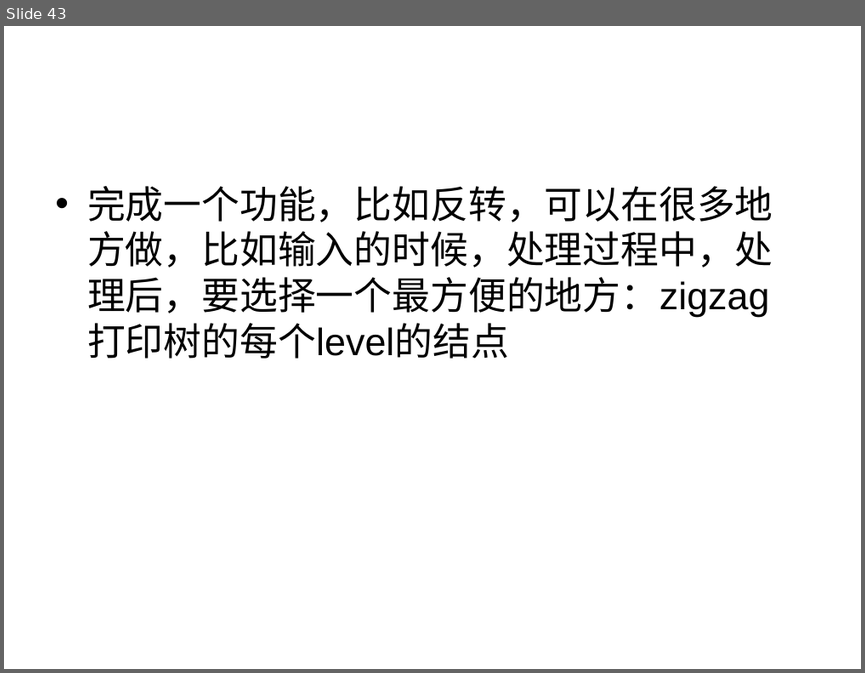
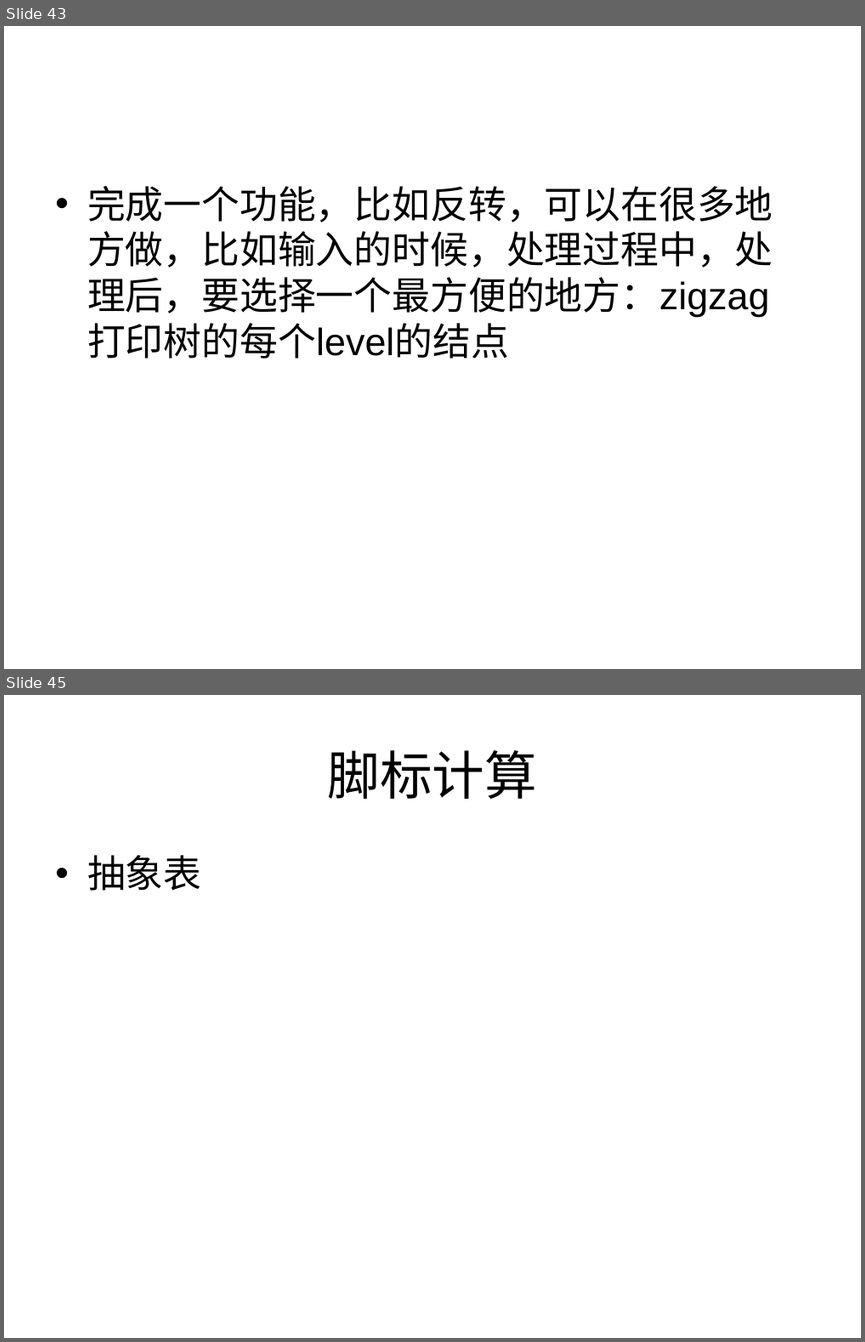
Before and after one commit to houjingbiao/leetcode, a slide deck: solutions/00conclusion.ppt. Shown one above the other, each under a label of ours: slide 43 before the commit, slides 43 and 45 after it; the slides between them are not shown. The pictures are 865x673 and 865x1342 pixels, drawn with LibreOffice and Linux fonts; fonts in the diff are those of the drawing. Boxes give left, top, right and bottom in pixels: in the first picture for what was removed or moved away, otherwise in the second. Text is boxed around its words. In the diff, an @@ line names an element or a change of style, - is before the commit and + after.

```diff
--- a/solutions/00conclusion.ppt
+++ b/solutions/00conclusion.ppt
@@ slide 45 added at bbox=[4, 695, 861, 1338], background #FFFFFF @@
@@ title added at bbox=[328, 750, 537, 799], 44 pt, text #000000 @@
+脚标计算
@@ text added at bbox=[87, 855, 201, 891], 32 pt, text #000000 @@
+• 抽象表
```
Also in this commit, not shown: 1 other slide added, 1 other file.
